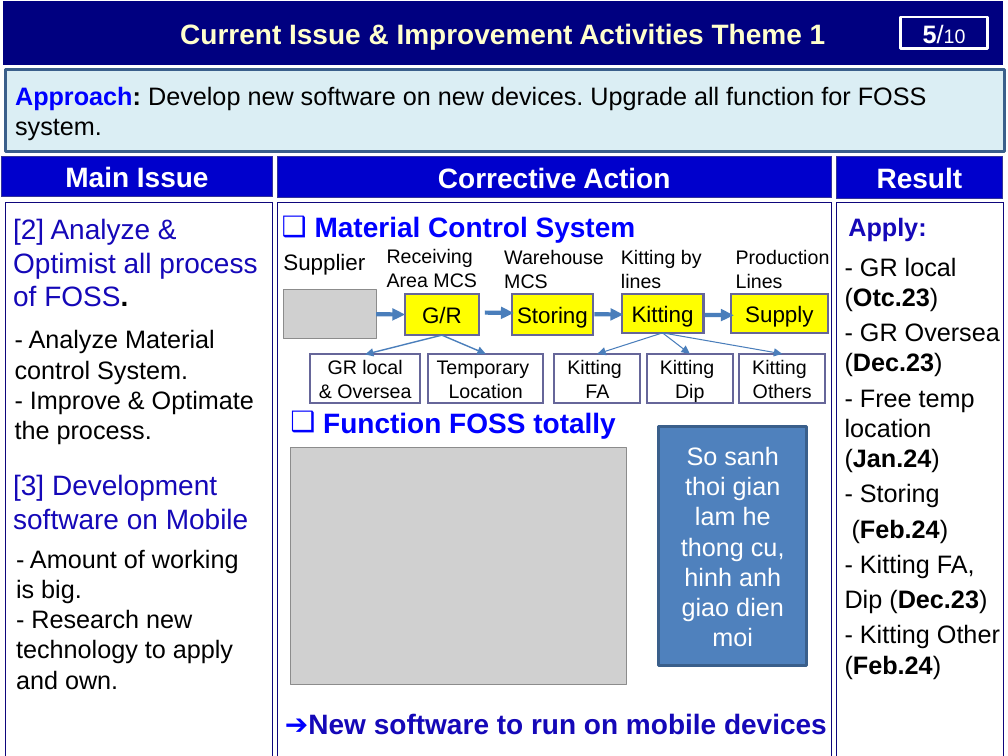
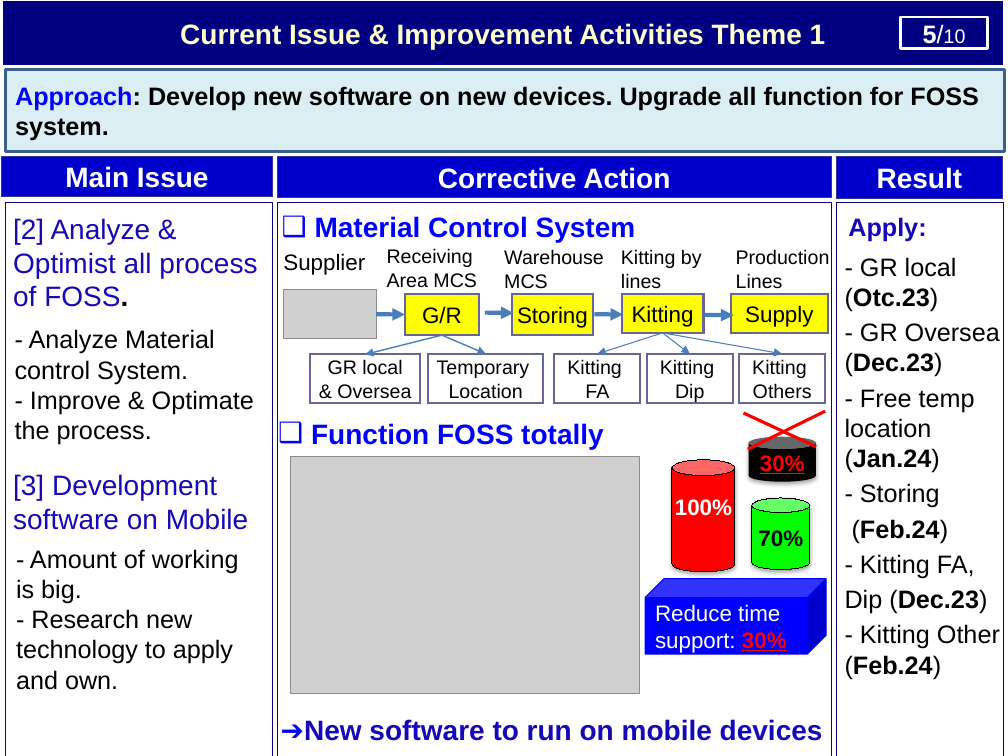
Before and after one commit to thietbicongnghevietnam/ReportPSNV, a slide deck: slide 6 of Report_test.pptx. Drawn at 1008x756 pixels with LibreOffice and Linux fonts; fonts in the diff are those of the drawing; grey boxes stand for pictures. Boxes give left, top, right and bottom in pixels: in the first picture for what was removed or moved away, otherwise in the second. Text is boxed around its words. In the diff, an @@ line names an element or a change of style, - is before the commit and + after.

```diff
--- a/Report_test.pptx
+++ b/Report_test.pptx
@@ rectangle "Approach: Develop new software on ..." at (x1=5, y1=70, x2=1004, y2=151): bold on in "Develop new software on new devices. Upgrade ..." @@
@@ text "Function FOSS totally" moved from (x1=323, y1=412, x2=615, y2=438) to (x1=311, y1=423, x2=603, y2=449) @@
@@ line added from (744, 413) to (816, 447), #FF0000 2.25 pt @@
@@ line added from (748, 450) to (826, 411), #FF0000 2.25 pt @@
@@ rectangle removed at (x1=658, y1=426, x2=806, y2=665) @@
-So sanh thoi gian lam he thong cu, hinh anh giao dien moi
@@ cylinder added at (x1=749, y1=436, x2=816, y2=482), fill #000000, 16 pt, text #FF0000, bold, underline @@
+30%
@@ picture resized from (x1=290, y1=448, x2=627, y2=684) to (x1=290, y1=457, x2=640, y2=694) @@
@@ cylinder added at (x1=672, y1=460, x2=736, y2=572), fill #FF0000, outline #000000 0.75 pt, 16 pt, text #FFFFFF, bold @@
+100%
@@ cylinder added at (x1=752, y1=498, x2=810, y2=570), fill #00FF00, outline #000000 0.75 pt, 16 pt, text #000000, bold @@
+70%
@@ cube added at (x1=645, y1=579, x2=827, y2=654), fill #0000FF, outline #0000FF 0.75 pt, 16 pt, text #FFFFFF @@
+Reduce time
+support: 30%
@@ text "➔New software to run on ..." moved from (x1=285, y1=713, x2=827, y2=735) to (x1=281, y1=719, x2=823, y2=741) @@
```
Also in this commit, not shown: 3 other slides changed, 1 slide added.
